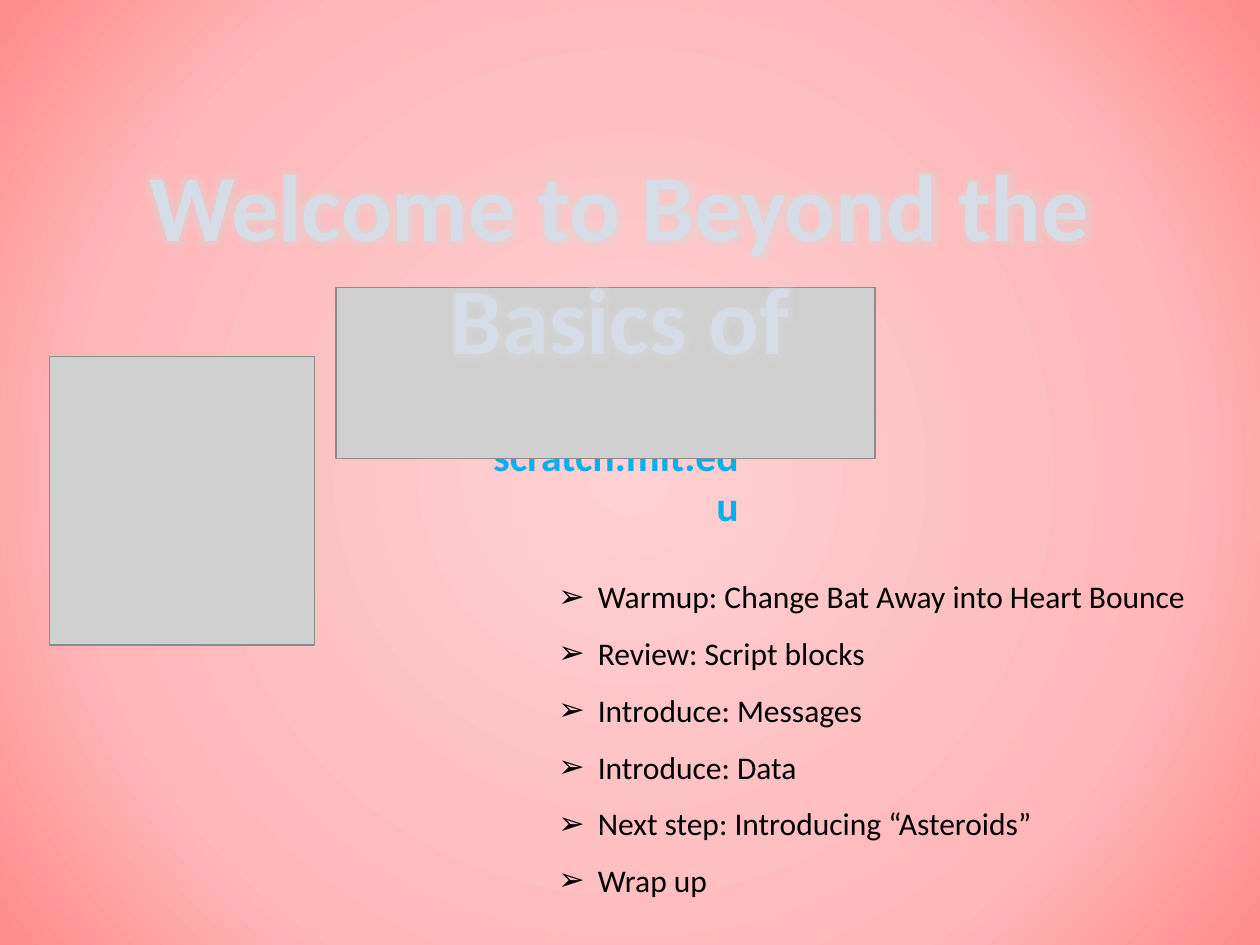
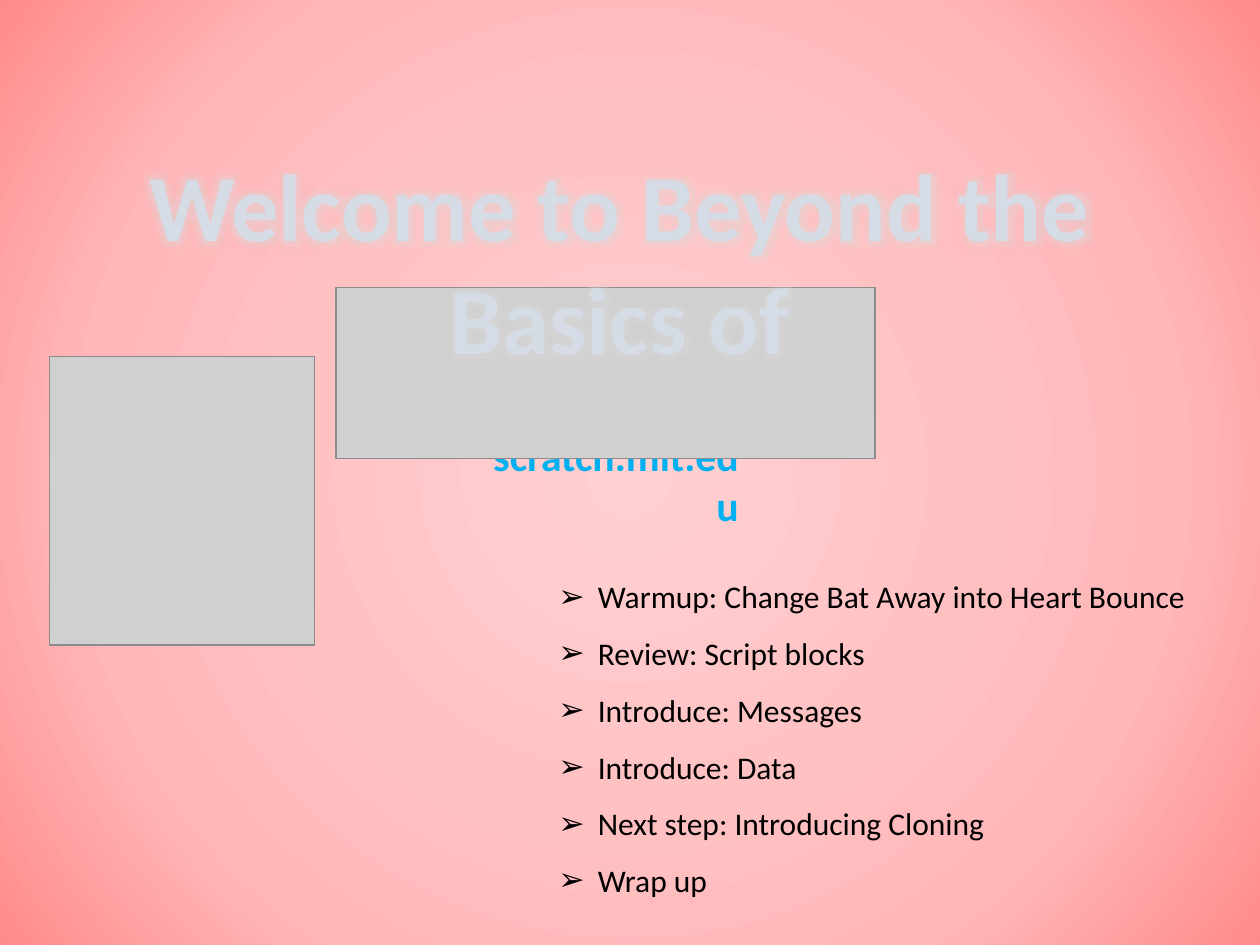
Before and after one commit to CoderDojoSV/scratch-series, a slide deck: slide 1 of Beyond Scratch Basics week1.pptx. Drawn at 1260x945 pixels with LibreOffice and Linux fonts; fonts in the diff are those of the drawing; grey boxes stand for pictures. Boxes give left, top, right and bottom in pixels: in the first picture for what was removed or moved away, otherwise in the second. Text is boxed around its words. In the diff, an @@ line names an element or a change of style, - is before the commit and + after.

```diff
--- a/Beyond Scratch Basics week1.pptx
+++ b/Beyond Scratch Basics week1.pptx
@@ text at bbox=[598, 813, 984, 841]: text changed @@
-➢ Next step: Introducing “Asteroids”
+➢ Next step: Introducing Cloning
```
Also in this commit, not shown: 1 other slide changed, 1 other file.
